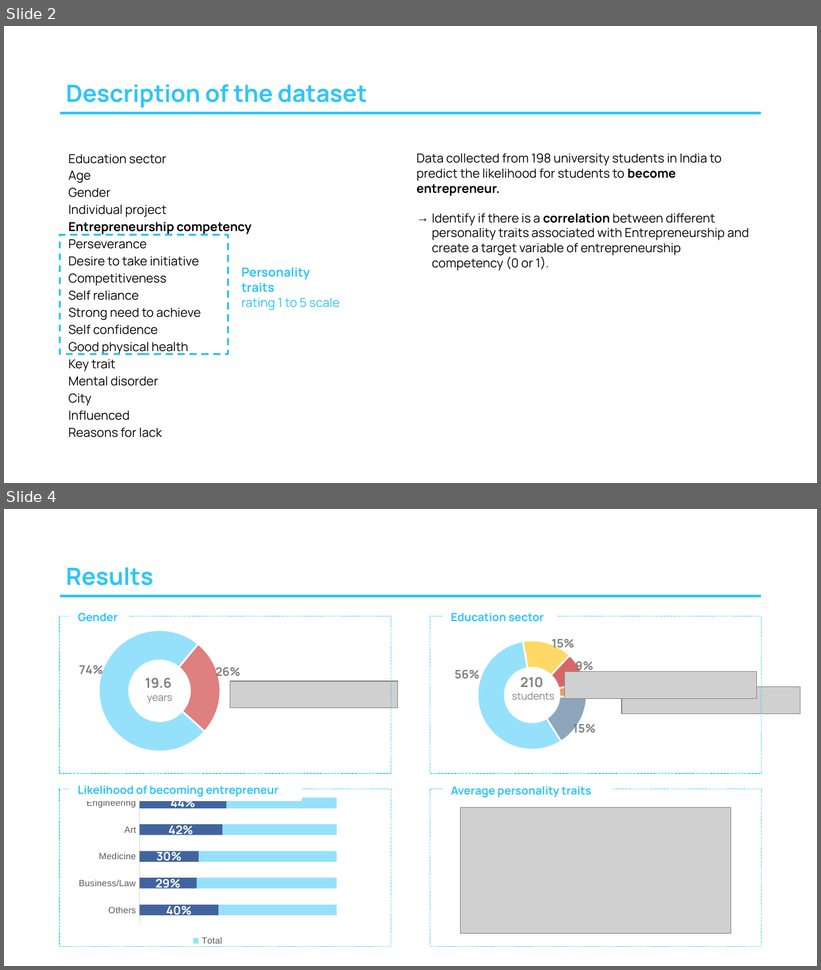
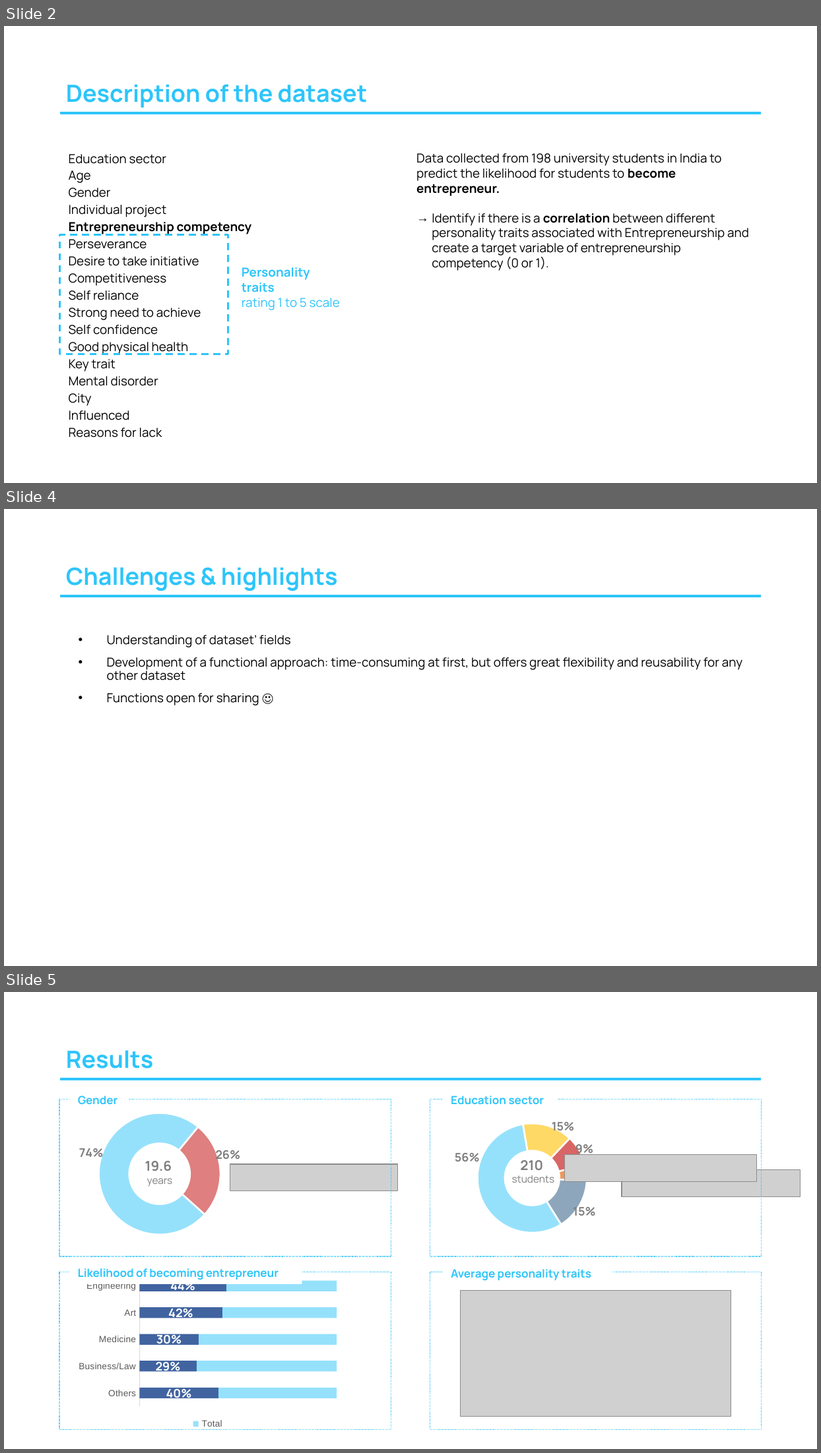
Before and after one commit to Victoirey/Project_Week3_Data_Cleaning, a slide deck: Project3_DataCleaning.pptx. Shown one above the other, each under a label of ours: slides 2 and 4 before the commit, slides 2, 4 and 5 after it; the slides between them are not shown. The pictures are 821x970 and 821x1453 pixels, drawn with LibreOffice and Linux fonts; fonts in the diff are those of the drawing; grey boxes stand for pictures. Boxes give left, top, right and bottom in pixels: in the first picture for what was removed or moved away, otherwise in the second. Text is boxed around its words. In the diff, an @@ line names an element or a change of style, - is before the commit and + after.

```diff
--- a/Project3_DataCleaning.pptx
+++ b/Project3_DataCleaning.pptx
@@ slide 4 added at [4, 509, 817, 966], background #FFFFFF; not listed: 1 template element that a slide beside it also shows @@
@@ title added at [66, 567, 338, 591], 21 pt, text #2DC5FA, bold @@
+Challenges & highlights
@@ text added at [107, 635, 743, 706], 11 pt, text #000000 @@
+• Understanding of dataset’ fields
+• Development of a functional approach: time-consuming at first, but offers great flexibility and reusability for any other dataset
+• Functions open for sharing ☺
@@ what was slide 4 is now slide 5 @@
```
Also in this commit, not shown: 1 slide changed.
